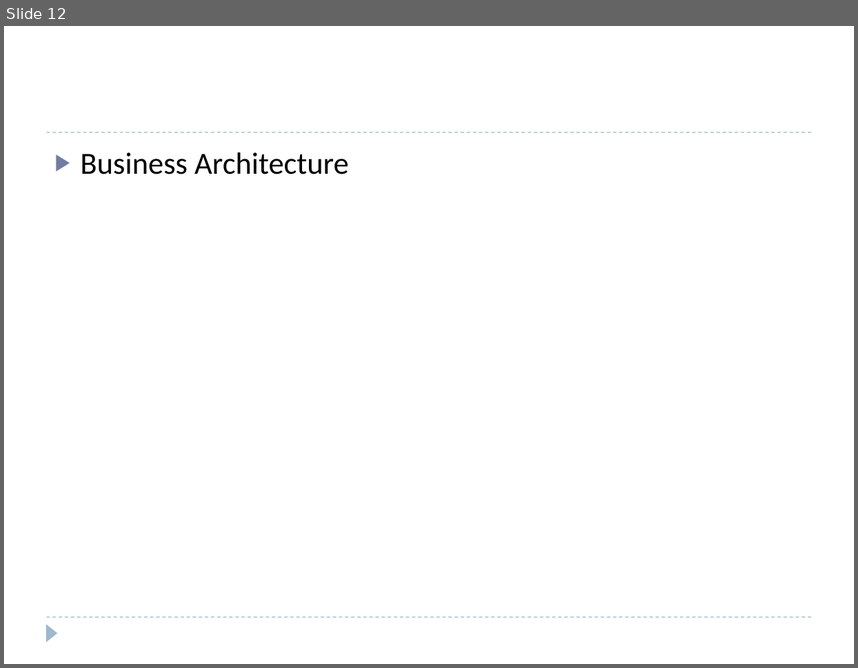
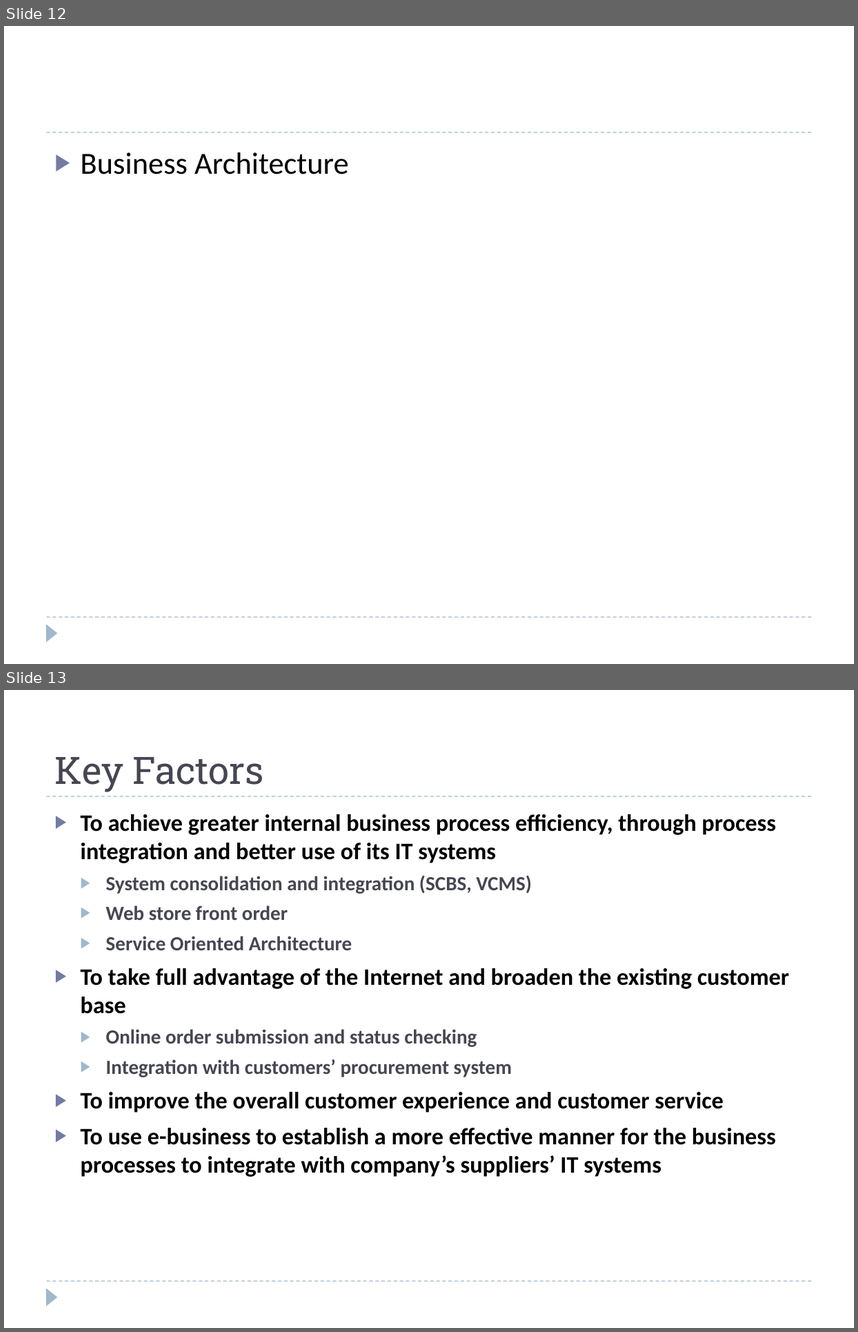
Before and after one commit to windieccf/t1-shipping, a slide deck: Enterprise Architech Presentation.pptx. Shown one above the other, each under a label of ours: slide 12 before the commit, slides 12 and 13 after it. The pictures are 858x668 and 858x1332 pixels, drawn with LibreOffice and Linux fonts; fonts in the diff are those of the drawing. Boxes give left, top, right and bottom in pixels: in the first picture for what was removed or moved away, otherwise in the second. Text is boxed around its words. In the diff, an @@ line names an element or a change of style, - is before the commit and + after.

```diff
--- a/Enterprise Architech Presentation.pptx
+++ b/Enterprise Architech Presentation.pptx
@@ slide 13 added at [4, 690, 854, 1328], background #FFFFFF; not listed: 3 template elements that a slide beside it also shows @@
@@ title added at [55, 757, 263, 792], 32 pt, text #464653 @@
+Key Factors
@@ text added at [81, 814, 789, 1176], 20 pt, text #000000, bold @@
+▶ To achieve greater internal business process efficiency, through process integration and better use of its IT systems
+  ▶ System consolidation and integration (SCBS, VCMS)
+  ▶ Web store front order
+  ▶ Service Oriented Architecture
+▶ To take full advantage of the Internet and broaden the existing customer base
+  ▶ Online order submission and status checking
+  ▶ Integration with customers’ procurement system
+▶ To improve the overall customer experience and customer service
+▶ To use e-business to establish a more effective manner for the business processes to integrate with company’s suppliers’ IT systems
```
Also in this commit, not shown: 5 slides changed, 16 other slides added.
